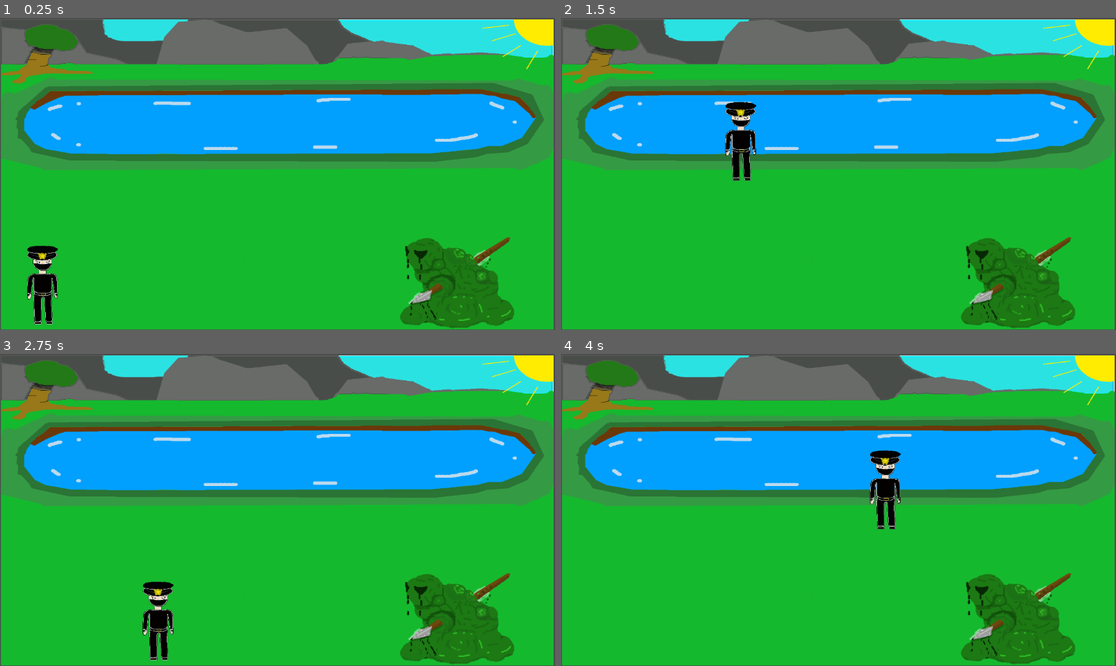
Above: before the commit, frames 1-4 (two rows, left to right).
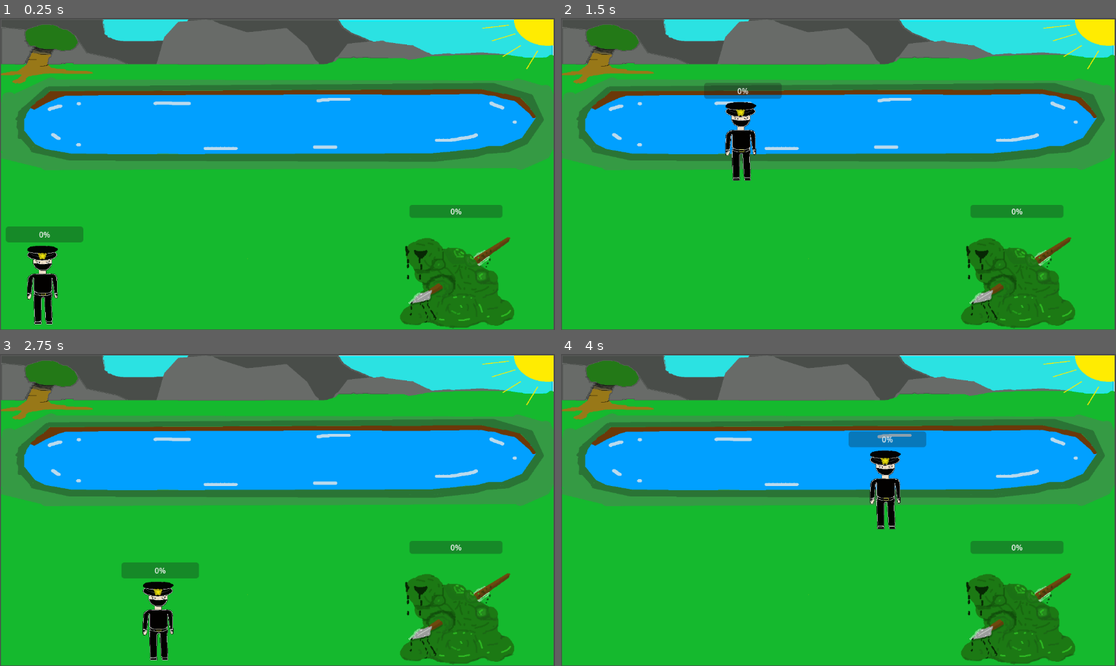
Above: after the commit, the same moments.

Repository: jwang5-dot/12-DT-Project
Game: Godot game, scene res://scene/Level_1_scene.tscn
Same seed, same stepped clock (60 frames per second), same inputs: the game is played once before the commit and once after it. The project has no main scene, so this scene is started directly.
Inputs:
- Up to frame 1 (0.25 s): no input
- Up to frame 2 (1.5 s): tap Enter (ui_accept) at 0.5, 0.77 s; hold Right (ui_right) from 0.53 s (still down)
- Up to frame 3 (2.75 s): tap Enter (ui_accept) at 1.52 s; release Right (ui_right) at 2.03 s; hold Left (ui_left) from 2.03 s (still down)
- Up to frame 4 (4 s): release Left (ui_left) at 2.78 s; hold Right (ui_right) from 2.78 s (still down); tap Enter (ui_accept) at 3.02, 3.77 s

The runs differ from the first frame. In frame 1, 1.4% of the frame differs, in the area x 1-91%, y 59-72%; in frame 2, 1.2%; in frame 3, 1.4%; in frame 4, 1.4%.
Error before the commit: Invalid assignment of property or key 'max_value' with value of type 'int' on a base object of type 'Nil'. (res://script/player_2.gd:15)

Commit message:
health_start

Diff:
--- a/assessment-game/scene/Player_2.tscn
+++ b/assessment-game/scene/Player_2.tscn
@@ -18,3 +18,9 @@
 position = Vector2(2, -4.9999995)
 scale = Vector2(0.5833333, 0.60333335)
 texture = ExtResource("2_mepv0")
+
+[node name="ProgressBar" type="ProgressBar" parent="." unique_id=1355321709]
+offset_left = -76.0
+offset_top = -119.0
+offset_right = 85.0
+offset_bottom = -86.0
--- a/assessment-game/scene/melee_enemy.tscn
+++ b/assessment-game/scene/melee_enemy.tscn
@@ -17,3 +17,9 @@
 position = Vector2(4, -2)
 scale = Vector2(0.84, 0.8233333)
 texture = ExtResource("2_584gp")
+
+[node name="ProgressBar" type="ProgressBar" parent="." unique_id=1290858401]
+offset_left = -94.0
+offset_top = -146.0
+offset_right = 99.0
+offset_bottom = -119.0
--- a/assessment-game/script/player_2.gd
+++ b/assessment-game/script/player_2.gd
@@ -6,14 +6,9 @@
 
 @export var sprite: Sprite2D
 @export var health_ui: ProgressBar
+@export var max_health: int = 100
 
 var double_jump = true  # Track double jump
-var health: int = 100
-
-# Called when the node enters the scene tree for the first time.
-func _ready() -> void:
-	health_ui.max_value = health
-	health_ui.value = health
 
 func _physics_process(delta: float) -> void:
 # Apply gravity
